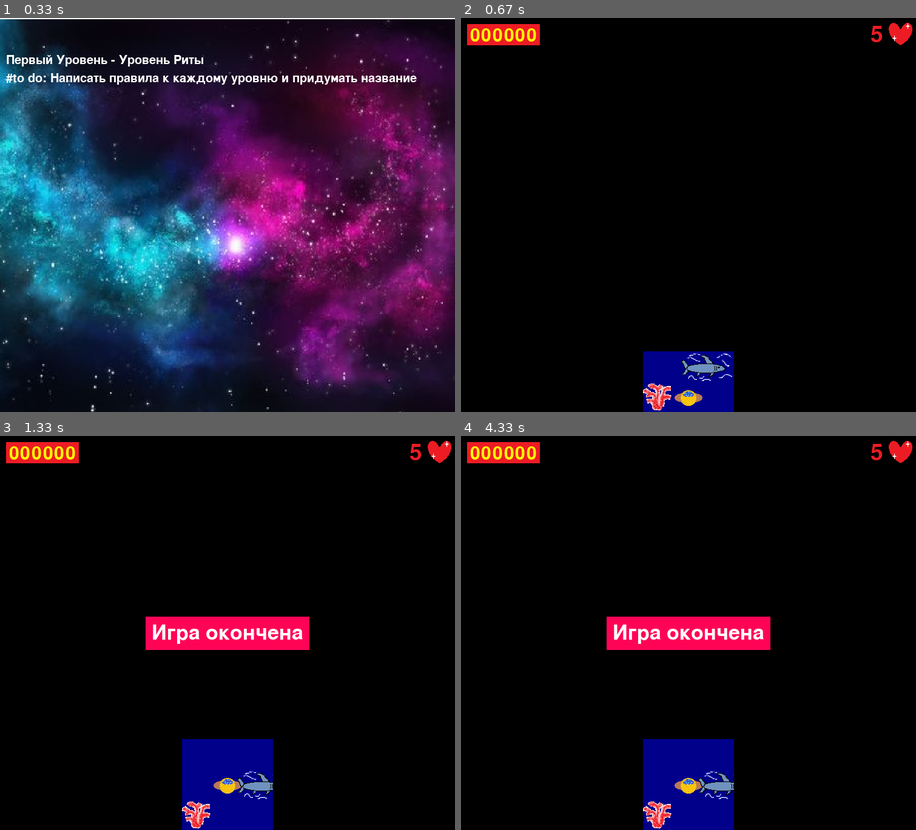
Above: before the commit, frames 1-4 (two rows, left to right).
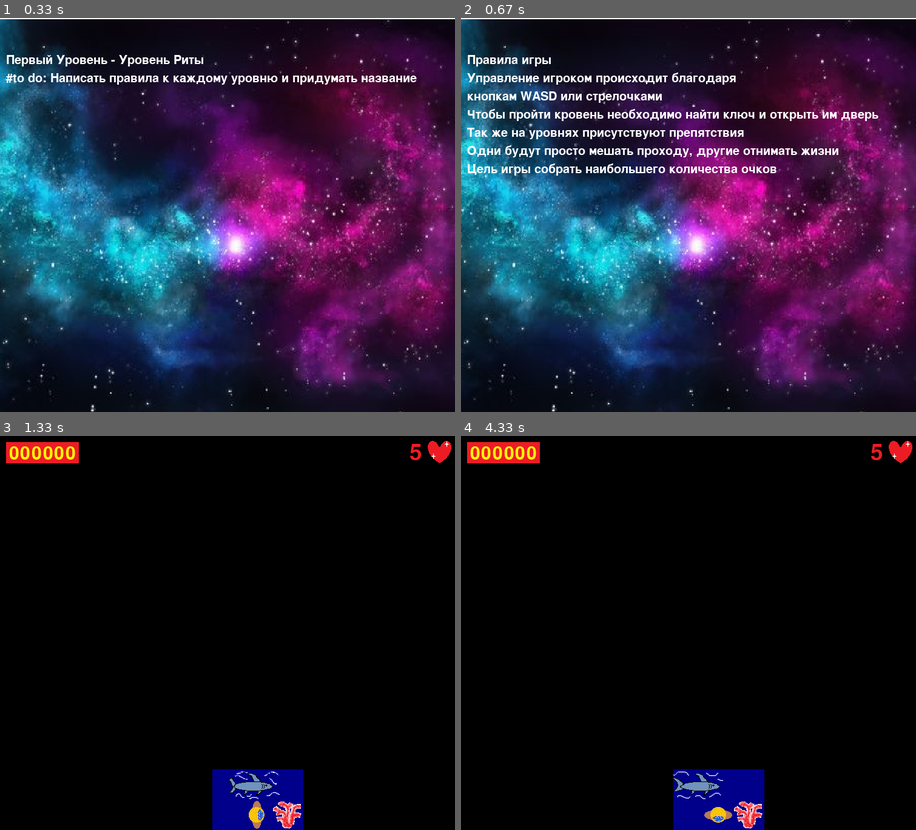
Above: after the commit, the same moments.

Repository: AZEN-SGG/PyGameProject
Game: pygame game, started from MainProgramm.py
The game is run twice, just before and just after one commit, with the same random seed, the same clock (stepped at 60 frames per second) and the same inputs.
Inputs:
- Up to frame 1 (0.33 s): no input
- Up to frame 2 (0.67 s): hold Right from 0.33 s (still down)
- Up to frame 3 (1.33 s): release Right at 0.8 s; hold Up 0.83-1.13 s; hold Right from 1.17 s (still down)
- Up to frame 4 (4.33 s): release Right at 1.63 s; hold Left 1.67-2.2 s; hold Down 2.23-2.53 s; hold Left 2.57-2.97 s; hold Up 3-3.37 s; hold Right 3.4-4.03 s; hold Down from 4.07 s (still down)

Frame 1 is identical in both runs. In frame 2, 92% of the frame differs, in the area x 0-100%, y 0-100%; in frame 3, 7.2%; in frame 4, 7.3%.

Commit message:
Добавила правила

Diff:
--- a/FirstLevel.py
+++ b/FirstLevel.py
@@ -1,6 +1,7 @@
 import pygame
 import os
 from random import choice
+import sys
 
 WIDTH = 750
 HEIGHT = 650
@@ -41,6 +42,43 @@
     pygame.draw.rect(screen, (255, 4, 86), (text_x - 10, text_y - 10,
                                             text_w + 20, text_h + 20))
     screen.blit(text, (text_x, text_y))
+
+
+def terminate():
+    pygame.quit()
+    sys.exit()
+
+
+def start_screen():
+    intro_text = ["Правила игры",
+                  "Управление игроком происходит благодаря",
+                  "кнопкам WASD или стрелочками",
+                  'Чтобы пройти кровень необходимо найти ключ и открыть им дверь',
+                  'Так же на уровнях присутствуют препятствия',
+                  "Одни будут просто мешать проходу, другие отнимать жизни",
+                  'Цель игры собрать наибольшего количества очков']
+
+    fon = pygame.transform.scale(load_image('data/fon.png'), (WIDTH, HEIGHT))
+    screen.blit(fon, (0, 0))
+    font = pygame.font.Font(None, 30)
+    text_coord = 50
+    for line in intro_text:
+        string_rendered = font.render(line, 1, pygame.Color('white'))
+        intro_rect = string_rendered.get_rect()
+        text_coord += 10
+        intro_rect.top = text_coord
+        intro_rect.x = 10
+        text_coord += intro_rect.height
+        screen.blit(string_rendered, intro_rect)
+
+    while True:
+        for event in pygame.event.get():
+            if event.type == pygame.QUIT:
+                terminate()
+            elif event.type == pygame.KEYDOWN or event.type == pygame.MOUSEBUTTONDOWN:
+                return
+        pygame.display.flip()
+        clock.tick(FPS)
 
 
 def return_back():  # Возвращение спрайтов на исходные позиции
@@ -169,37 +207,37 @@
             if self.rect.y >= HEIGHT - 150:
                 self.__init__(load_image("data/" + "shark_right.png"), 2, 1, 0, HEIGHT - 100, 5, 4, self.spi)
 
-        if self.status == 3:
+        elif self.status == 3:
             self.rect.y -= self.SPEED
             if self.rect.y <= 25:
                 self.__init__(load_image("data/" + "shark_left.png"), 2, 1, WIDTH - 75, 0, 5, 2, self.spi)
 
-        if self.status == 2:
+        elif self.status == 2:
             self.rect.x -= self.SPEED
             if self.rect.x <= 0:
                 self.__init__(load_image("data/" + "shark_down.png"), 4, 1, 0, 0, 5, 1, self.spi)
 
-        if self.status == 4:
+        elif self.status == 4:
             self.rect.x += self.SPEED
             if self.rect.x >= WIDTH - 100:
                 self.__init__(load_image("data/" + "shark_up.png"), 4, 1, WIDTH - 50, HEIGHT - 150, 5, 3, self.spi)
 
-        if self.status == 5:
+        elif self.status == 5:
             self.rect.y -= self.SPEED
             if self.rect.y == 150:
                 self.__init__(load_image("data/" + "shark_right.png"), 2, 1, 200, 150, 5, 6, self.spi)
 
-        if self.status == 6:
+        elif self.status == 6:
             self.rect.x += self.SPEED
             if self.rect.x == 450:
                 self.__init__(load_image("data/" + "shark_down.png"), 4, 1, 500, 150, 5, 7, self.spi)
 
-        if self.status == 7:
+        elif self.status == 7:
             self.rect.y += self.SPEED
             if self.rect.y == 350:
                 self.__init__(load_image("data/" + "shark_left.png"), 2, 1, 450, 400, 5, 8, self.spi)
 
-        if self.status == 8:
+        elif self.status == 8:
             self.rect.x -= self.SPEED
             if self.rect.x == 195:
                 self.__init__(load_image("data/" + "shark_up.png"), 4, 1, 200, 350, 5, 5, self.spi)
@@ -701,6 +739,7 @@
 
 
 def first_level(running: bool = True, points: str = '000000'):
+    start_screen()
     global KEY
     global KEY_STAR
 
